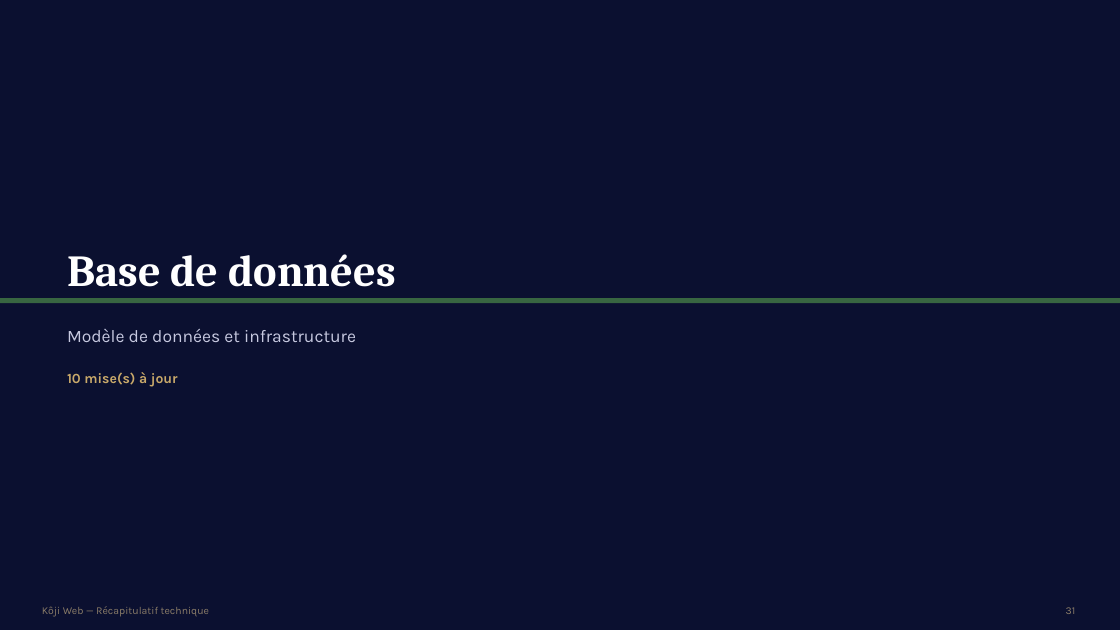
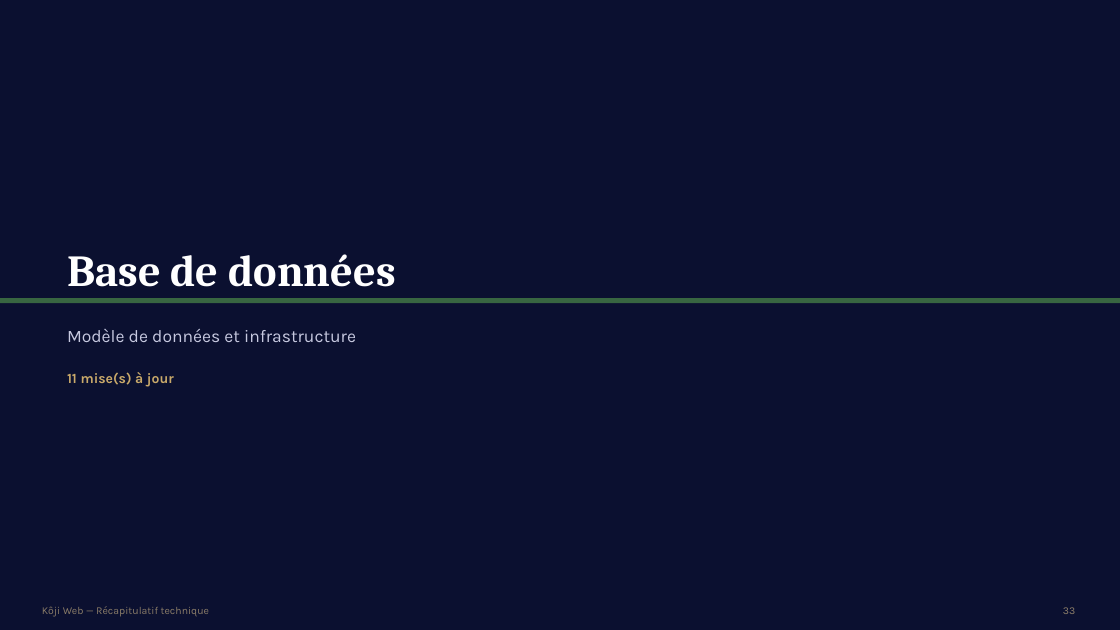
Before and after one commit to bouhouchimira-prog/web-app-Koji, a slide deck: slide 33 of docs/manager-recap/Recap-Koji-Manager.pptx (slide 31 before the commit). Drawn at 1120x630 pixels with LibreOffice and Linux fonts; fonts in the diff are those of the drawing. Boxes give left, top, right and bottom in pixels: in the first picture for what was removed or moved away, otherwise in the second. Text is boxed around its words. In the diff, an @@ line names an element or a change of style, - is before the commit and + after.

```diff
--- a/docs/manager-recap/Recap-Koji-Manager.pptx
+++ b/docs/manager-recap/Recap-Koji-Manager.pptx
@@ text at [67, 372, 174, 387]: text changed @@
-10 mise(s) à jour
+11 mise(s) à jour
@@ text at [1063, 607, 1075, 614]: text changed @@
-31
+33
```
Also in this commit, not shown: 18 other slides changed, 2 slides added, 13 other files.
